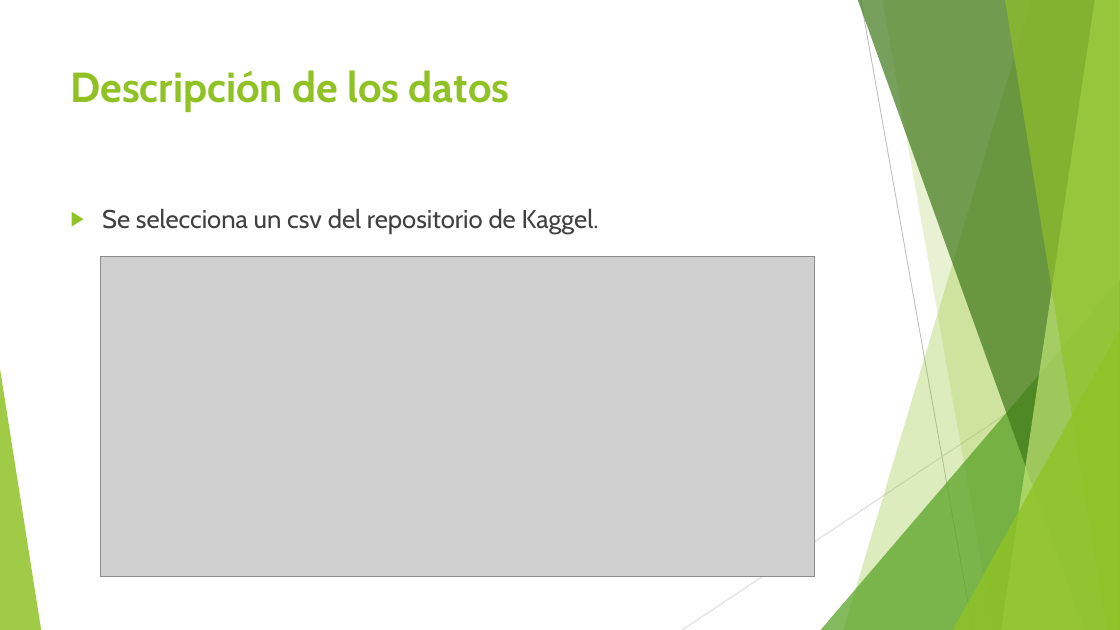
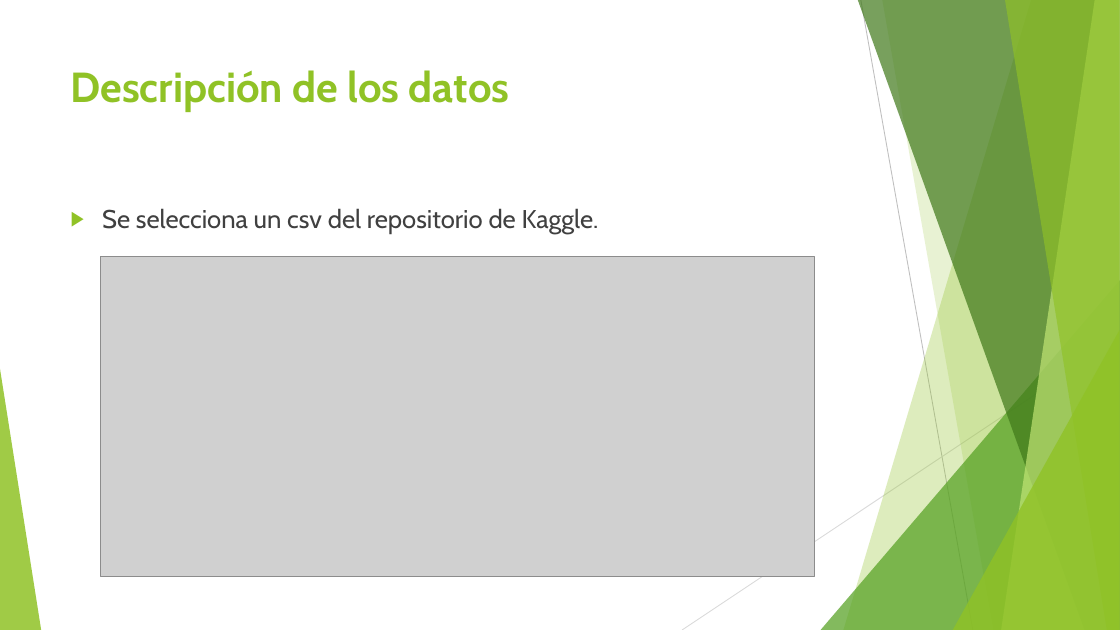
Before and after one commit to OscarSantosMu/azure-ml-projects, a slide deck: slide 3 of projects/RiskAnalyzers_project/presentation/riskanalyzers_presentacion.pptx. Drawn at 1120x630 pixels with LibreOffice and Linux fonts; fonts in the diff are those of the drawing; grey boxes stand for pictures. Boxes give left, top, right and bottom in pixels: in the first picture for what was removed or moved away, otherwise in the second. Text is boxed around its words. In the diff, an @@ line names an element or a change of style, - is before the commit and + after.

```diff
--- a/projects/RiskAnalyzers_project/presentation/riskanalyzers_presentacion.pptx
+++ b/projects/RiskAnalyzers_project/presentation/riskanalyzers_presentacion.pptx
@@ text at [102, 208, 599, 234]: text changed @@
-▶ Se selecciona un csv del repositorio de Kaggel.
+▶ Se selecciona un csv del repositorio de Kaggle.
```
Also in this commit, not shown: 2 other slides changed, 1 slide added, 6 slides removed.
